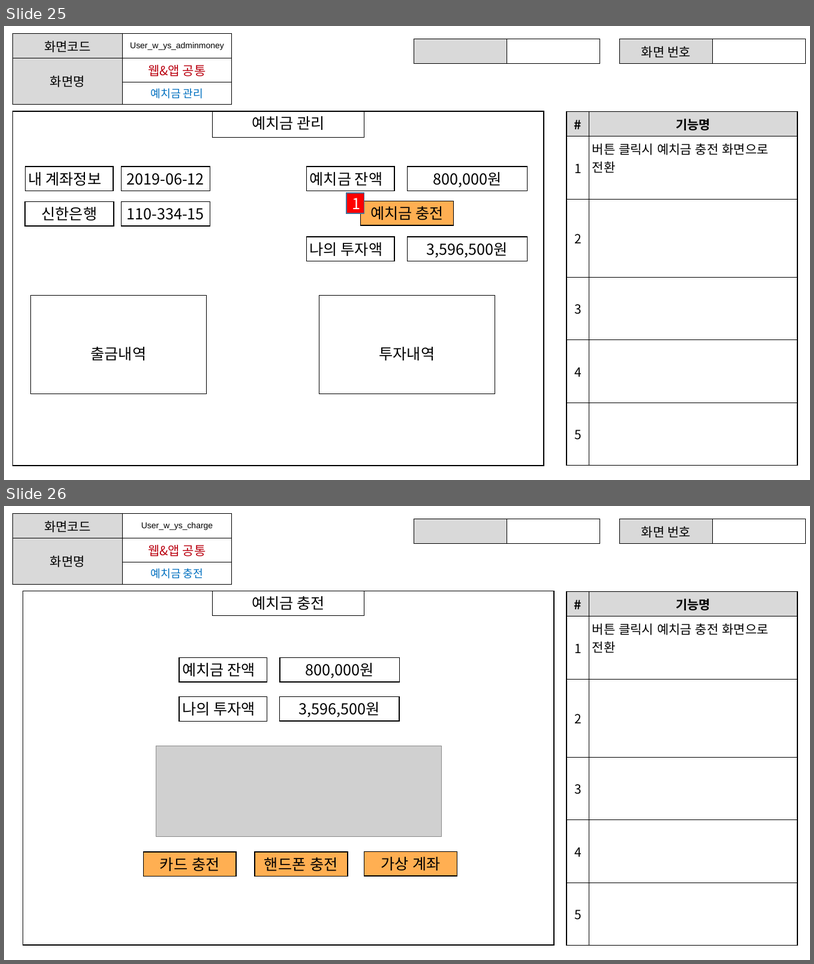
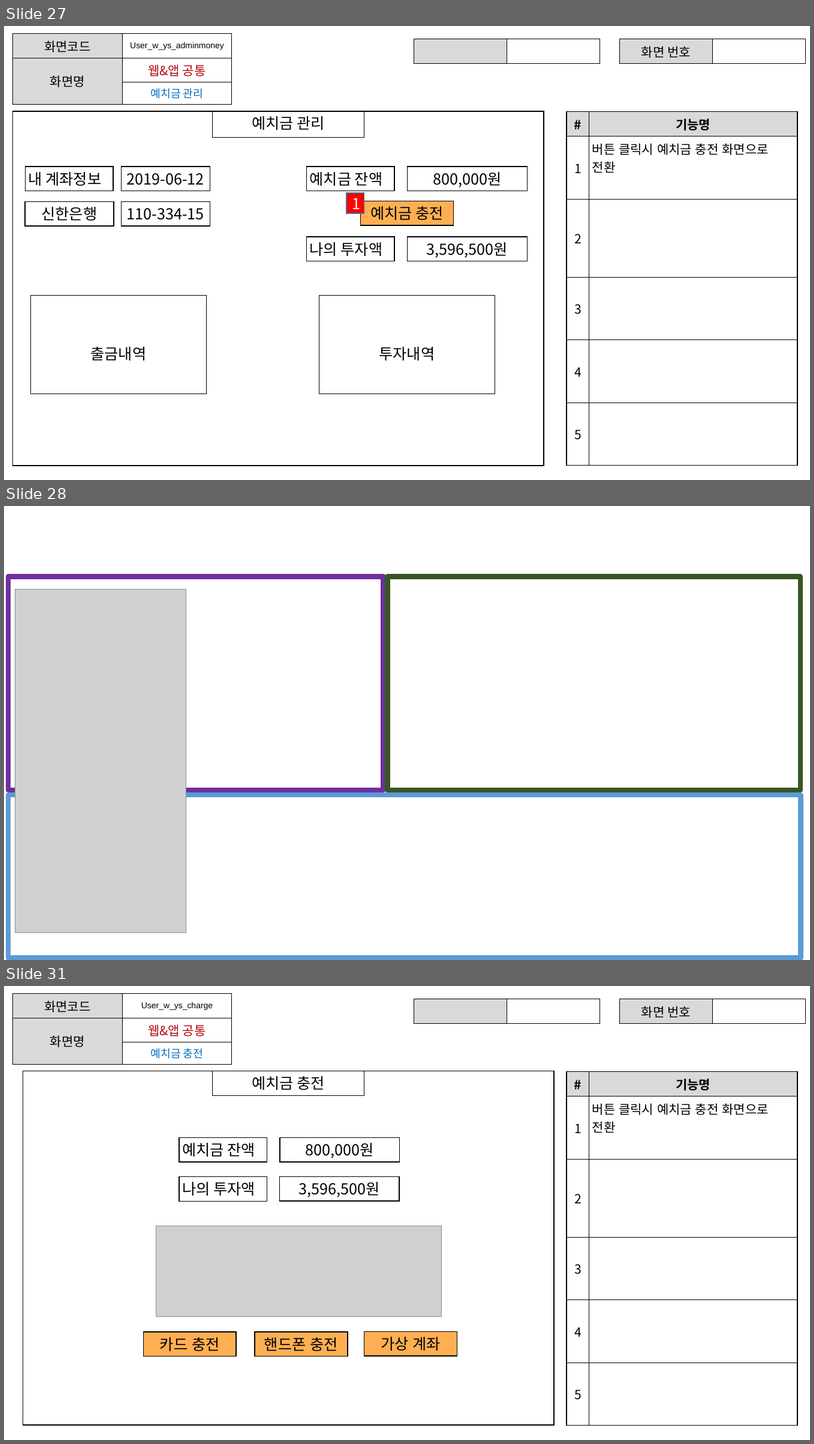
Before and after one commit to ezenteam2/EzenCrowdFunding, a slide deck: project03 화면설계서/project03 - 화면 설계서 - 용승.pptx. Shown one above the other, each under a label of ours: slides 25 and 26 before the commit, slides 27, 28 and 31 after it; the slides between them are not shown. The pictures are 814x964 and 814x1444 pixels, drawn with LibreOffice and Linux fonts; fonts in the diff are those of the drawing; grey boxes stand for pictures; background and template pictures are left out. Boxes give left, top, right and bottom in pixels: in the first picture for what was removed or moved away, otherwise in the second. Text is boxed around its words. In the diff, an @@ line names an element or a change of style, - is before the commit and + after.

```diff
--- a/project03 화면설계서/project03 - 화면 설계서 - 용승.pptx
+++ b/project03 화면설계서/project03 - 화면 설계서 - 용승.pptx
@@ slide 28 added at box(4, 506, 810, 960), background picture (left out) @@
@@ rectangle added at box(8, 577, 384, 790), outline #7030A0 6 pt @@
@@ rectangle added at box(388, 577, 801, 790), outline #385723 6 pt @@
@@ picture added at box(15, 589, 186, 933) @@
@@ rectangle added at box(8, 795, 801, 957), outline #5B9BD5 6 pt @@
@@ what was slide 25 is now slide 27 @@
@@ what was slide 26 is now slide 31 @@
```
Also in this commit, not shown: 4 slides changed, 10 other slides added, 5 slides removed, 24 other files.
